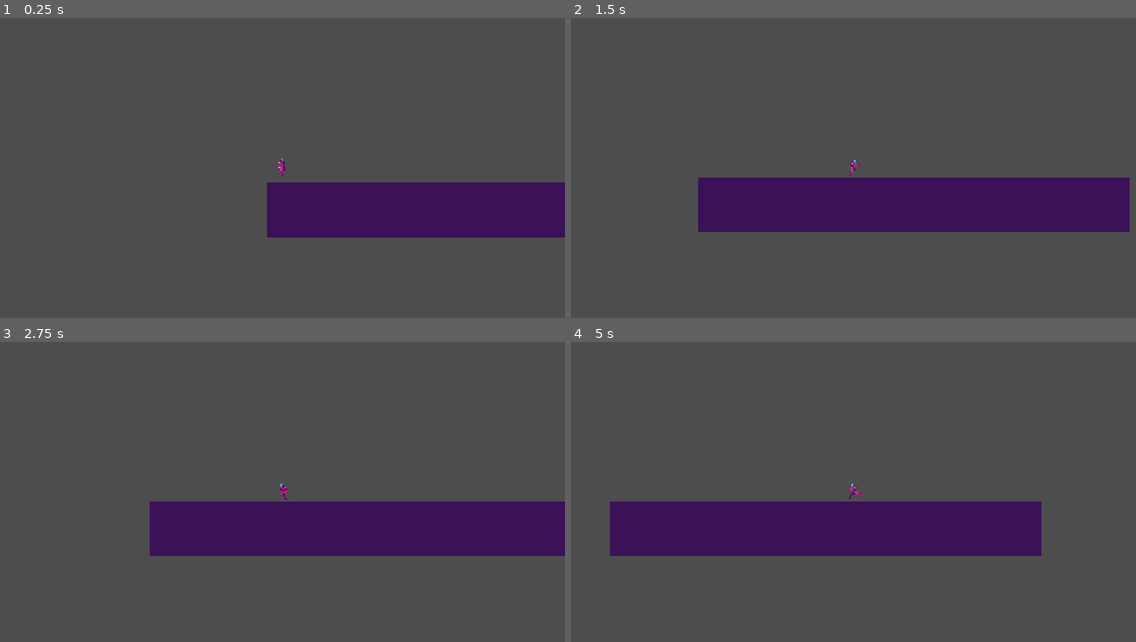
Above: before the commit, frames 1-4 (two rows, left to right).
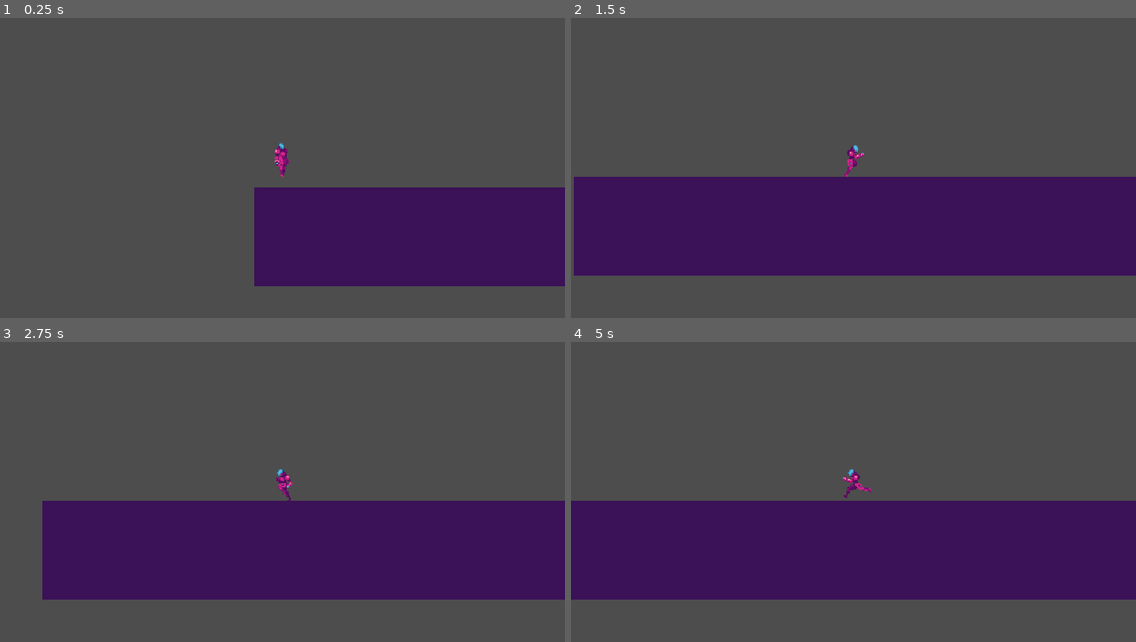
Above: after the commit, the same moments.

Repository: Jeffgss/chronobot
Game: Godot game, scene res://levels/level.tscn
Same seed, same stepped clock (60 frames per second), same inputs: the game is played once before the commit and once after it.
Inputs:
- Up to frame 1 (0.25 s): no input
- Up to frame 2 (1.5 s): hold D (move_right) from 0.53 s (still down)
- Up to frame 3 (2.75 s): release D (move_right) at 2.03 s; hold A (move_left) from 2.03 s (still down)
- Up to frame 4 (5 s): release A (move_left) at 2.78 s; hold D (move_right) 2.78-4.28 s; hold A (move_left) from 4.28 s (still down)

The runs differ from the first frame. In frame 1, 10% of the frame differs, in the area x 45-100%, y 41-90%; in frame 2, 19%; in frame 3, 17%; in frame 4, 19%, in the area x 0-100%, y 42-86%.

Commit message:
chore: update window settings for improved viewport configuration

Diff:
--- a/project.godot
+++ b/project.godot
@@ -17,8 +17,11 @@
 
 [display]
 
-window/stretch/mode="canvas_items"
-window/stretch/aspect="expand"
+window/size/viewport_width=640
+window/size/viewport_height=360
+window/size/window_width_override=1280
+window/size/window_height_override=720
+window/stretch/mode="viewport"
 
 [input]
 
